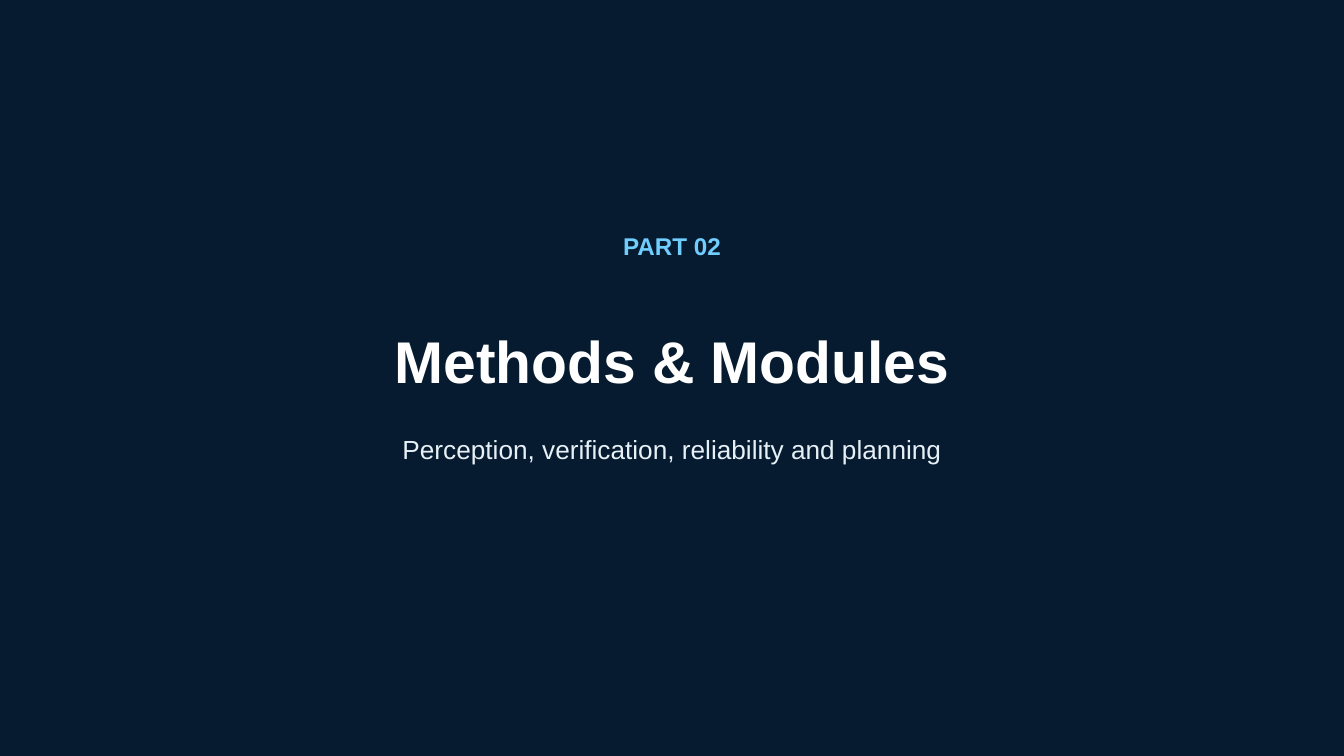
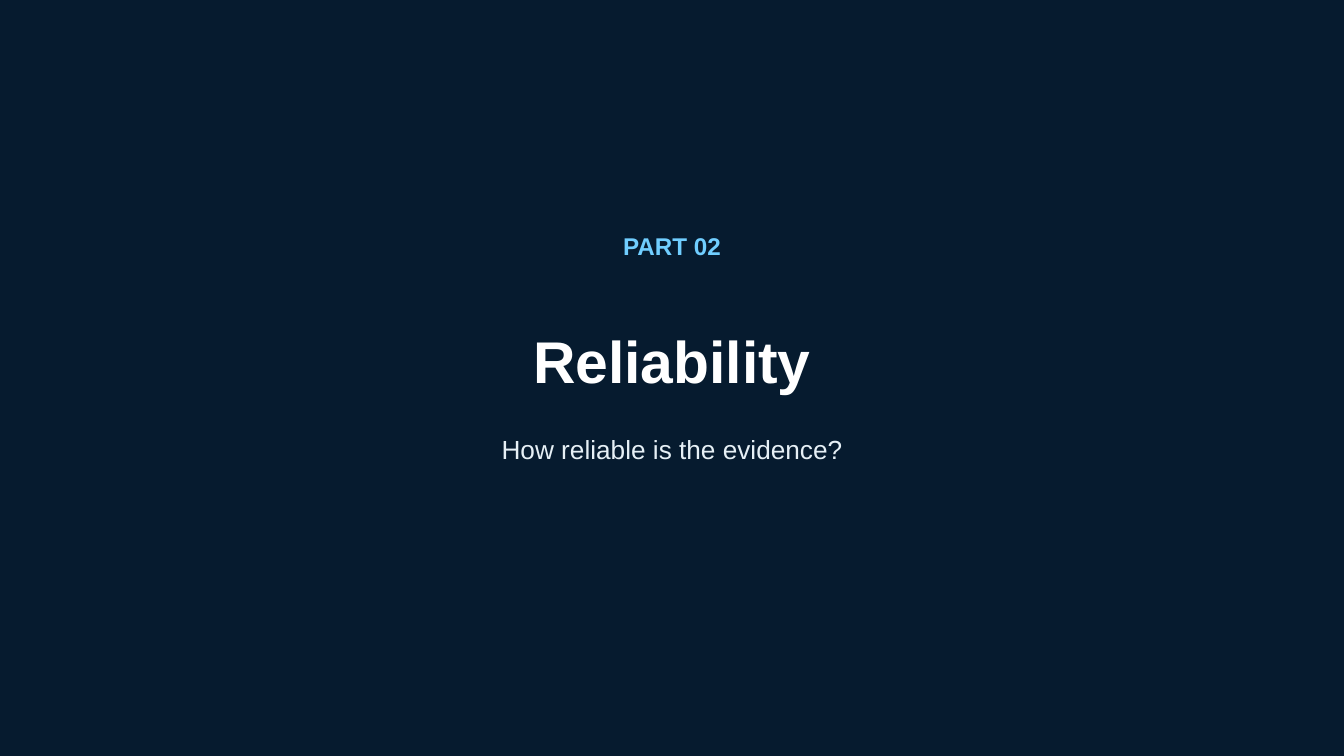
Before and after one commit to Yugongshit/AIE1903-map-update66, a slide deck: slide 14 of presentations/AIE1903_B_Background.pptx. Drawn at 1344x756 pixels with LibreOffice and Linux fonts; fonts in the diff are those of the drawing; background and template pictures are left out. Boxes give left, top, right and bottom in pixels: in the first picture for what was removed or moved away, otherwise in the second. Text is boxed around its words. In the diff, an @@ line names an element or a change of style, - is before the commit and + after.

```diff
--- a/presentations/AIE1903_B_Background.pptx
+++ b/presentations/AIE1903_B_Background.pptx
@@ text at (533,340,810,394): text changed @@
-Methods & Modules
+Reliability
@@ text at (502,440,842,460): text changed @@
-Perception, verification, reliability and planning
+How reliable is the evidence?
```
Also in this commit, not shown: 4 other slides changed, 1 other file.
